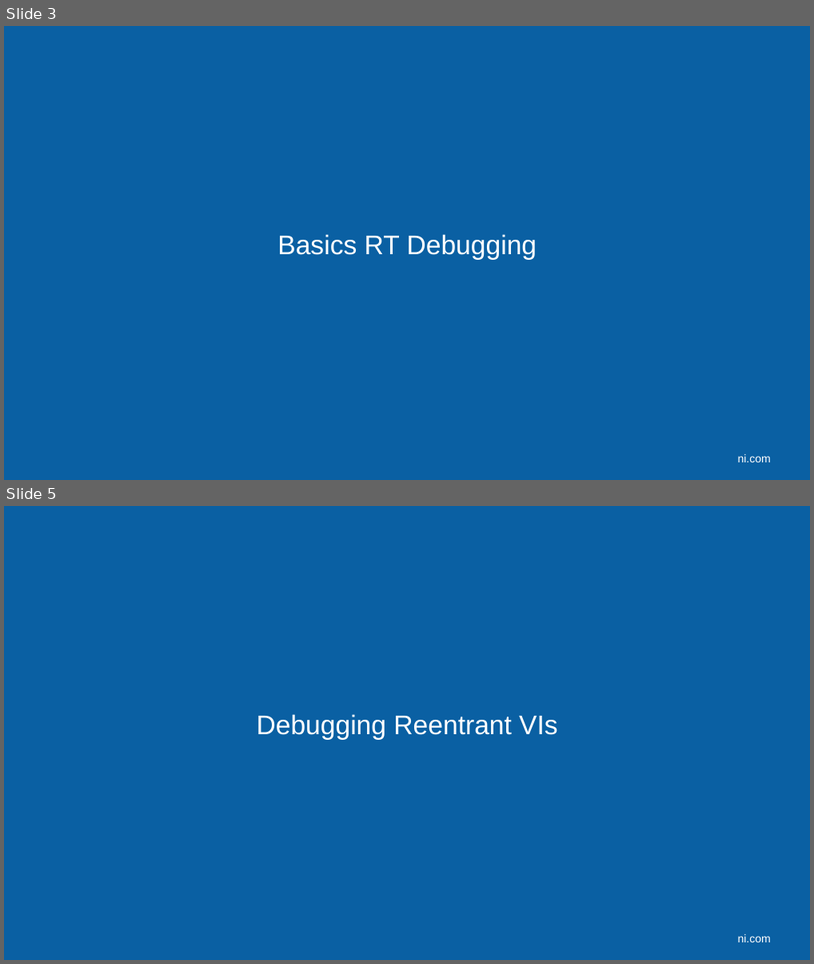
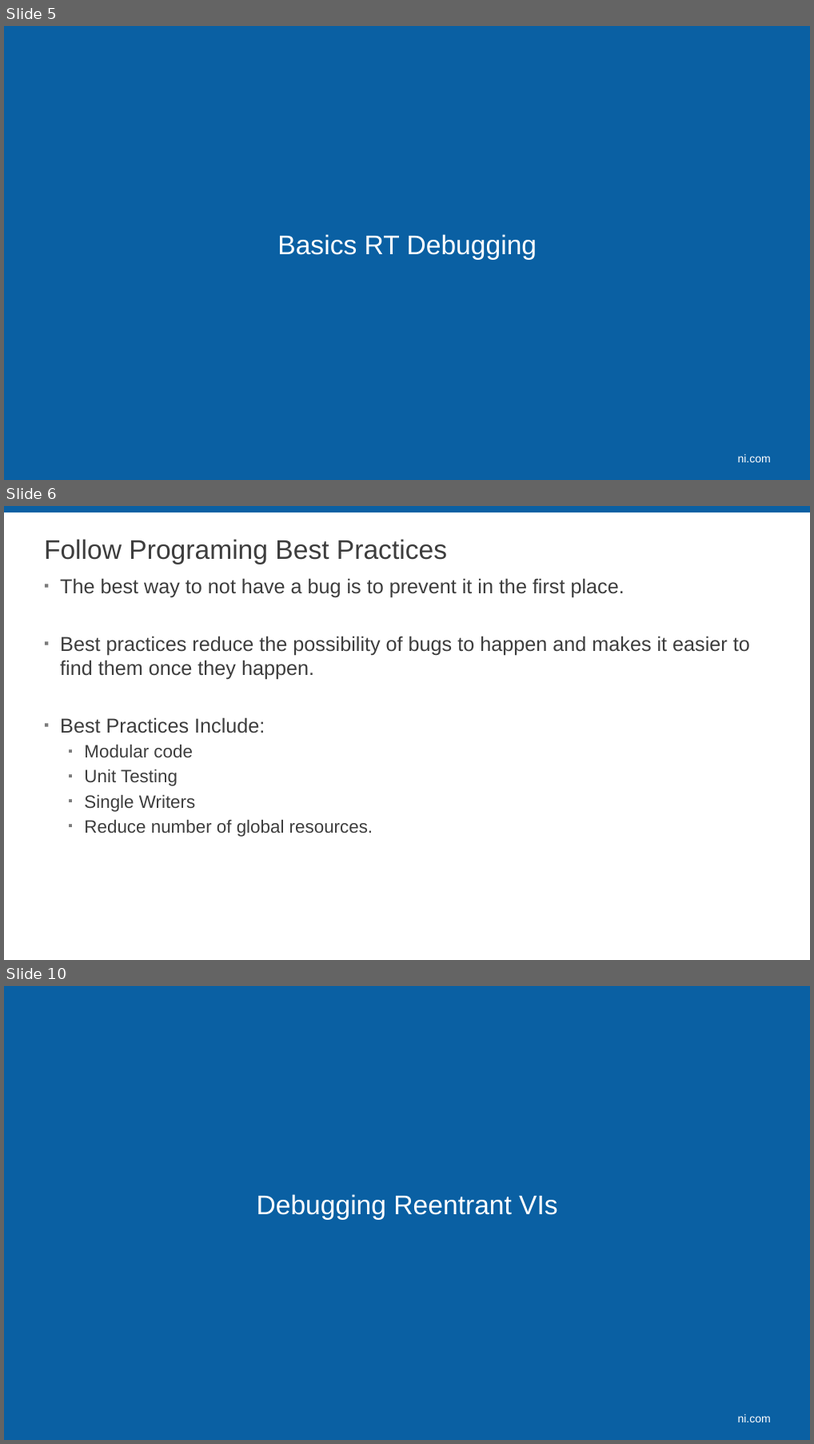
Before and after one commit to LabVIEW-DCAF/Documentation, a slide deck: Trunk/Getting Started Material/DCAF Training/8 Debugging DCAF.pptx. Shown one above the other, each under a label of ours: slides 3 and 5 before the commit, slides 5, 6 and 10 after it; the slides between them are not shown. The pictures are 814x964 and 814x1444 pixels, drawn with LibreOffice and Linux fonts; fonts in the diff are those of the drawing; background and template pictures are left out. Boxes give left, top, right and bottom in pixels: in the first picture for what was removed or moved away, otherwise in the second. Text is boxed around its words. In the diff, an @@ line names an element or a change of style, - is before the commit and + after.

```diff
--- a/Trunk/Getting Started Material/DCAF Training/8 Debugging DCAF.pptx
+++ b/Trunk/Getting Started Material/DCAF Training/8 Debugging DCAF.pptx
@@ slide 6 added at bbox=[4, 506, 810, 960], background #FFFFFF @@
@@ rectangle added at bbox=[4, 506, 810, 512], fill #0A60A3 @@
@@ title added at bbox=[44, 539, 447, 564], 32 pt, text #3D3D3D @@
+Follow Programing Best Practices
@@ text added at bbox=[60, 578, 750, 836], 24 pt, text #3D3D3D @@
+▪ The best way to not have a bug is to prevent it in the first place.
+▪ Best practices reduce the possibility of bugs to happen and makes it easier to find them once they happen.
+▪ Best Practices Include:
+  ▪ Modular code
+  ▪ Unit Testing
+  ▪ Single Writers
+  ▪ Reduce number of global resources.
@@ what was slide 3 is now slide 5 @@
@@ what was slide 5 is now slide 10 @@
```
Also in this commit, not shown: 3 slides changed, 9 other slides added, 1 slide removed.
